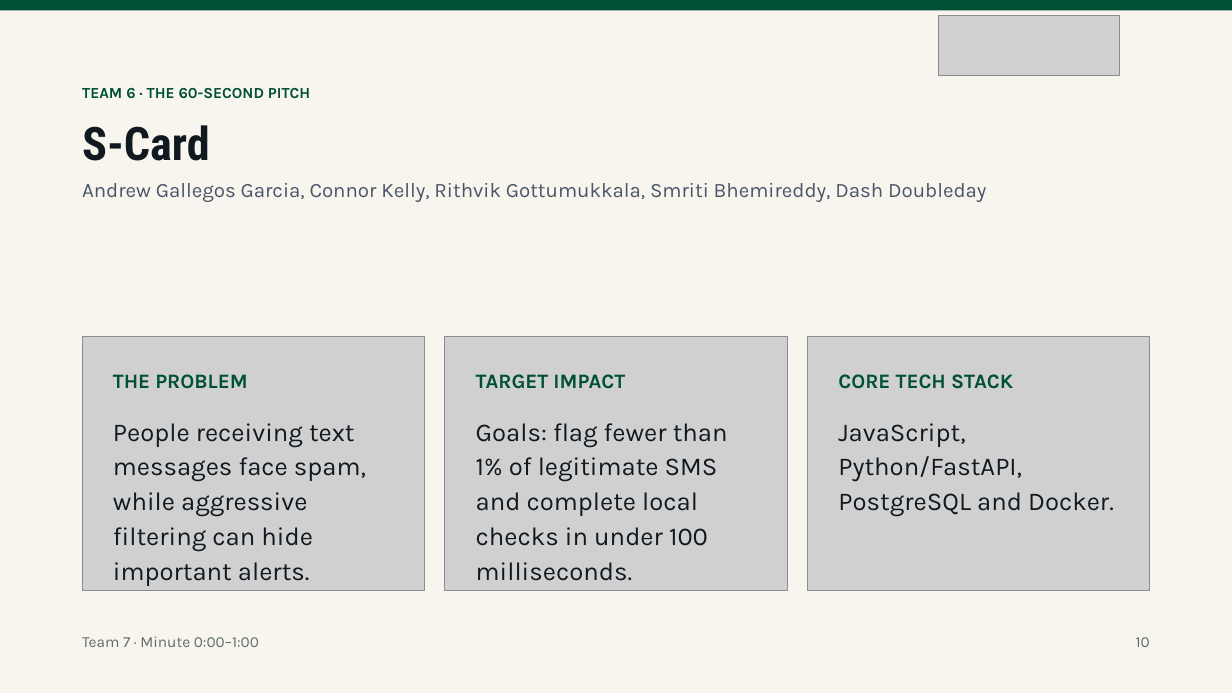
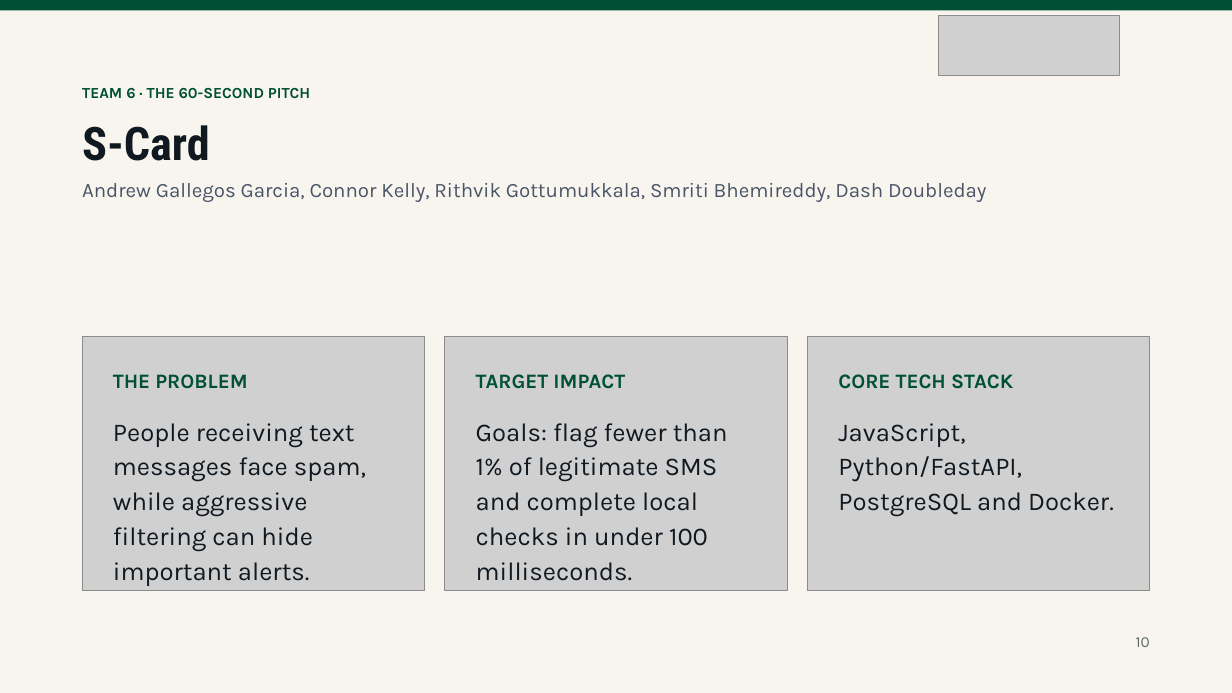
Before and after one commit to qcheng1-prog/ai-db-cloud-showcase-2026f, a slide deck: slide 1 of teams/scard/team6.pptx. Drawn at 1232x693 pixels with LibreOffice and Linux fonts; fonts in the diff are those of the drawing; grey boxes stand for pictures; background and template pictures are left out. Boxes give left, top, right and bottom in pixels: in the first picture for what was removed or moved away, otherwise in the second. Text is boxed around its words. In the diff, an @@ line names an element or a change of style, - is before the commit and + after.

```diff
--- a/teams/scard/team6.pptx
+++ b/teams/scard/team6.pptx
@@ text removed at [82,636,259,647] @@
-Team 7 · Minute 0:00–1:00
```
Also in this commit, not shown: 1 other slide changed, 12 other files.
